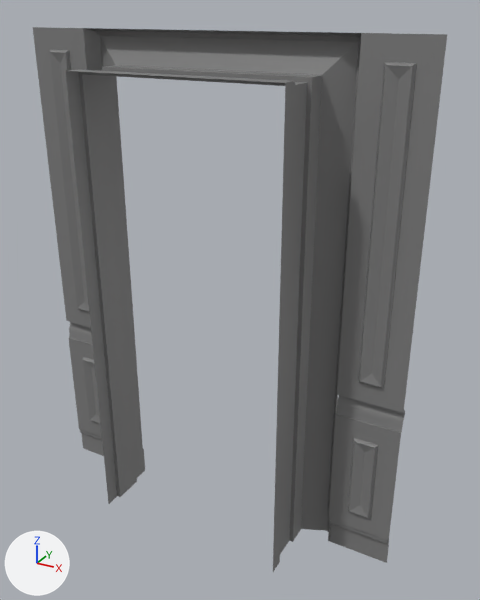
Before and after pictures for a commit that changed the FBX model Projet Final Manoir/Manoir_FBX_Unwrapped/AR-DoorFrame_2M_01.FBX.
The view is the same before and after, from a 50 mm lens placed at (1.48, -6.59, 6.57), pointed at (-2.13, -0.02, 3.28). Every picture has the same lights, and +X, +Y and +Z are marked at lower left. Where no turn or scale is listed for an object, it has been applied to the vertices.

The first picture shows 'AR-DoorFrame_2M_01'.
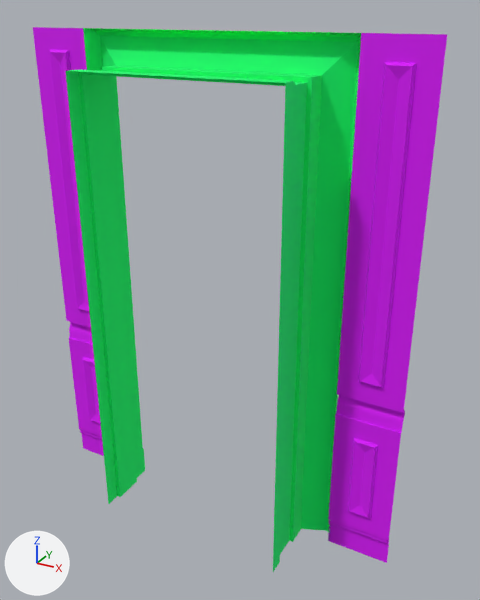
Boxes [x1, y1, x2, y2] around the edits, measured in the pictures (480 x 600 px):
part 1 of me_mesh, recoloured (grey to green): [66, 28, 361, 572] in both
part 2 of me_mesh, recoloured: [33, 27, 104, 456] in both
part 3 of me_mesh, recoloured: [328, 33, 447, 563] in both

Diff of the bpy script that builds the scene:
```diff
--- a/Projet Final Manoir/Manoir_FBX_Unwrapped/AR-DoorFrame_2M_01.FBX.py
+++ b/Projet Final Manoir/Manoir_FBX_Unwrapped/AR-DoorFrame_2M_01.FBX.py
@@ mat_material__14 @@
+mat_material__14 = principled_material('Material #14')
+mat_material__14.base_color = (0.0, 1.0, 0.165)  # green #00ff71
+mat_material__14.roughness = 0.859
@@ mat_material__13 @@
+mat_material__13 = principled_material('Material #13')
+mat_material__13.base_color = (0.729, 0.0, 1.0)  # pink #de00ff
+mat_material__13.roughness = 0.859
@@ me_mesh @@
 me_mesh.from_pydata(...)  # 222 vertices, 322 faces; spans x -5.08..0.0, y -0.81..0.21, z 0.0..6.35
 # used by ob_ar_doorframe_2m_01; location = (0.0, 0.0, 0.0)
+# me_mesh part 1: all 106 faces centred in x -4.28..-0.8, y -0.75..0.2, z 0.13..6.34 switch from mat_worldgridmaterial (grey #808080) to mat_material__14 (green #00ff71)
+# me_mesh part 2: all 108 faces centred in x -4.99..-4.35, y -0.03..0.07, z 0.1..6.27 switch from mat_worldgridmaterial (grey #808080) to mat_material__13 (pink #de00ff)
+# me_mesh part 3: all 108 faces centred in x -0.73..-0.09, y -0.03..0.07, z 0.1..6.27 switch from mat_worldgridmaterial (grey #808080) to mat_material__13 (pink #de00ff)
```
